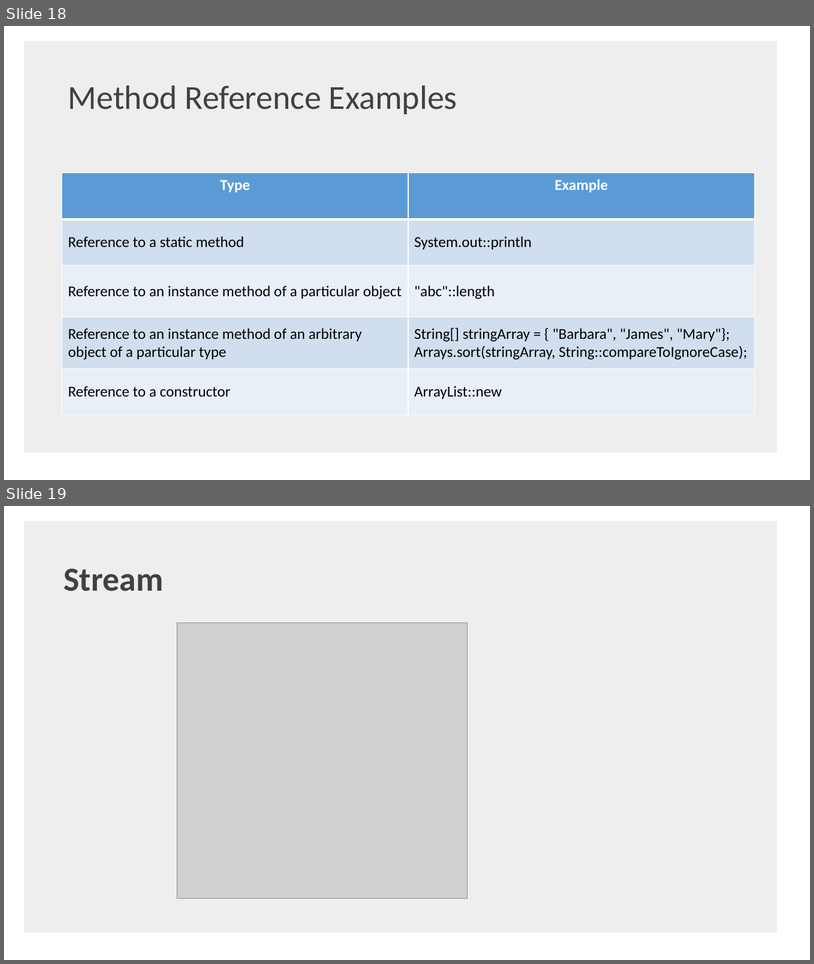
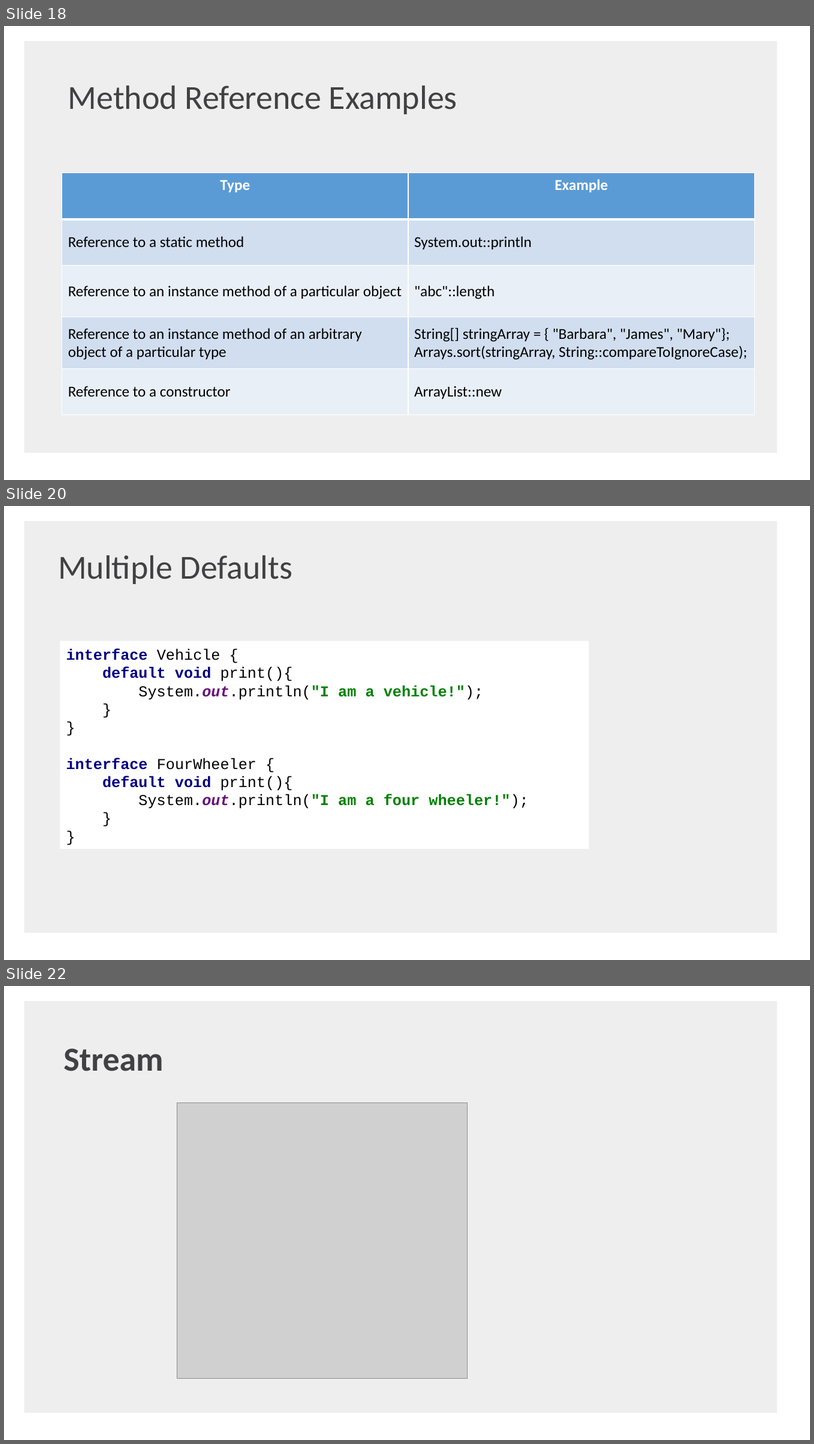
Before and after one commit to shaojie-xu-kp/Java8_lunch_learn, a slide deck: Java 8 & TDP.pptx. Shown one above the other, each under a label of ours: slides 18 and 19 before the commit, slides 18, 20 and 22 after it; the slides between them are not shown. The pictures are 814x964 and 814x1444 pixels, drawn with LibreOffice and Linux fonts; fonts in the diff are those of the drawing; grey boxes stand for pictures; background and template pictures are left out. Boxes give left, top, right and bottom in pixels: in the first picture for what was removed or moved away, otherwise in the second. Text is boxed around its words. In the diff, an @@ line names an element or a change of style, - is before the commit and + after.

```diff
--- a/Java 8 & TDP.pptx
+++ b/Java 8 & TDP.pptx
@@ slide 20 added at (4, 506, 810, 960), background #FFFFFF; not listed: 1 template element that a slide beside it also shows @@
@@ text added at (58, 555, 293, 584), 40 pt, text #414042 @@
+Multiple Defaults
@@ rectangle added at (60, 641, 590, 849), fill #FFFFFF, 18 pt, text #000000, bold @@
+interface Vehicle {
+default void print(){
+System.out.println("I am a vehicle!");
+}
+}
+interface FourWheeler {
+default void print(){
+System.out.println("I am a four wheeler!");
+}
+}
@@ what was slide 19 is now slide 22 @@
```
Also in this commit, not shown: 1 slide changed, 8 other slides added, 2 slides removed.
